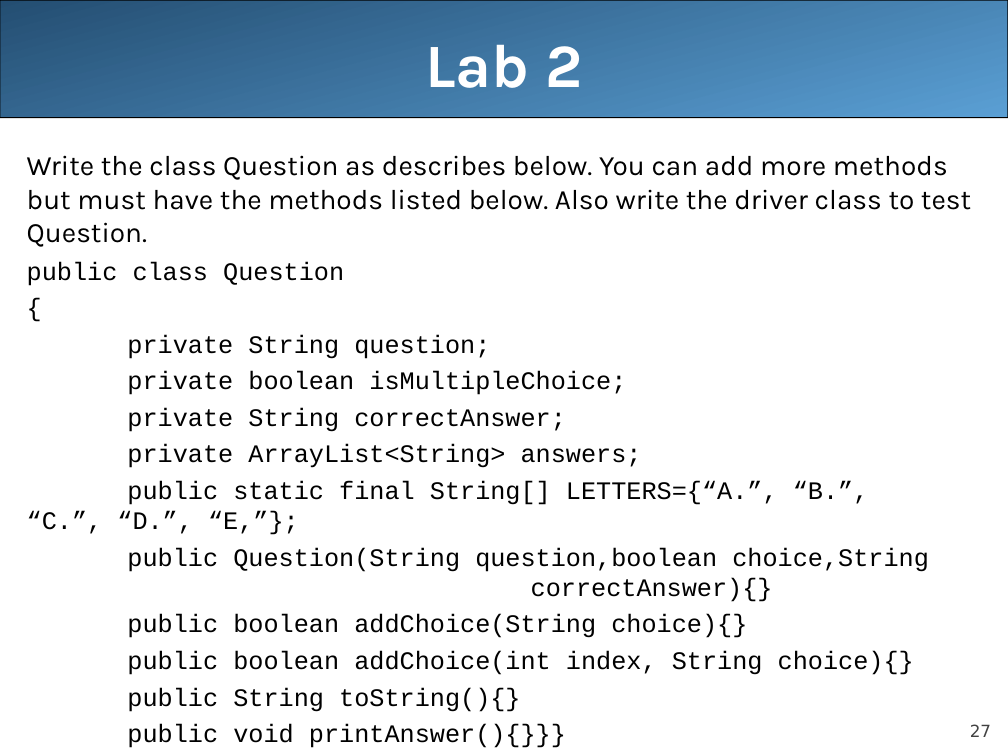
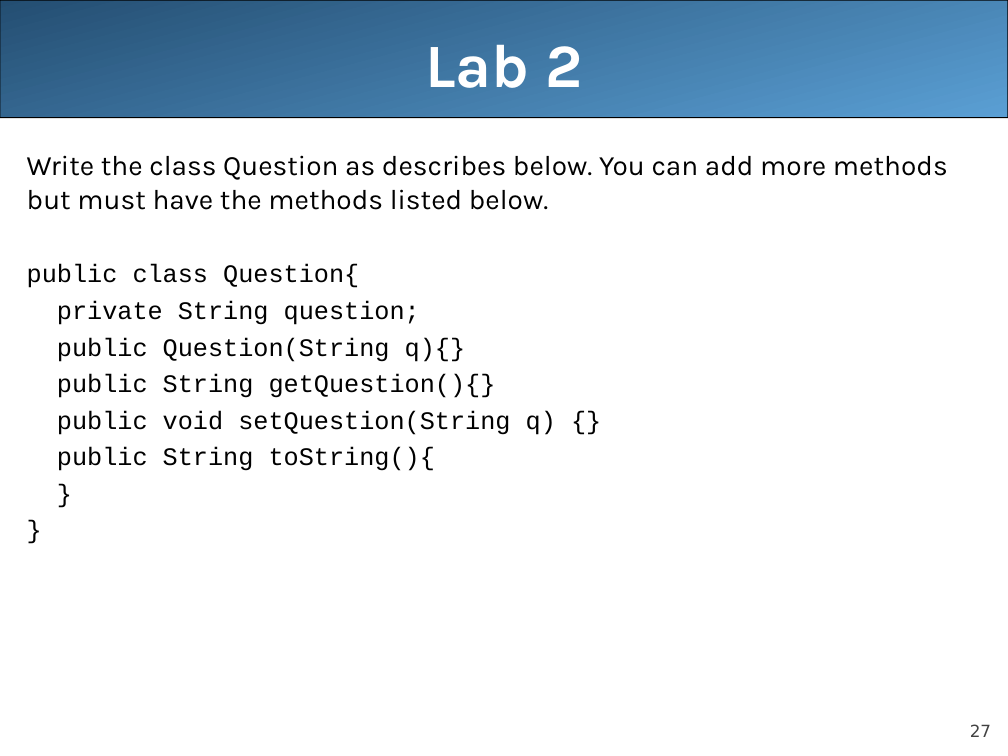
Before and after one commit to LongBaoNguyen/longbaonguyen.github.io, a slide deck: slide 27 of courses/apcsa/lecture16.ppt. Drawn at 1008x756 pixels with LibreOffice and Linux fonts; fonts in the diff are those of the drawing. Boxes give left, top, right and bottom in pixels: in the first picture for what was removed or moved away, otherwise in the second. Text is boxed around its words. In the diff, an @@ line names an element or a change of style, - is before the commit and + after.

Commit message:
arraylist

```diff
--- a/courses/apcsa/lecture16.ppt
+++ b/courses/apcsa/lecture16.ppt
@@ text at (27, 155, 948, 288): text changed @@
-Write the class Question as describes below. You can add more methods but must have the methods listed below. Also write the driver class to test Question.
-public class Question
-{
+Write the class Question as describes below. You can add more methods but must have the methods listed below.
+public class Question{
@@ text at (57, 337, 556, 471): text changed @@
-private boolean isMultipleChoice;
-private String correctAnswer;
-private ArrayList<String> answers;
-public static final String[] LETTERS={“A.”, “B.”,
-“C.”, “D.”, “E,”};
-public Question(String question,boolean choice,String correctAnswer){}
-public boolean addChoice(String choice){}
-public boolean addChoice(int index, String choice){}
-public String toString(){}
-public void printAnswer(){}}}
+public Question(String q){}
+public String getQuestion(){}
+public void setQuestion(String q) {}
+public String toString(){
+}
+}
```
Also in this commit, not shown: 28 other slides changed, 3 slides added, 1 slide removed, 4 other files.
